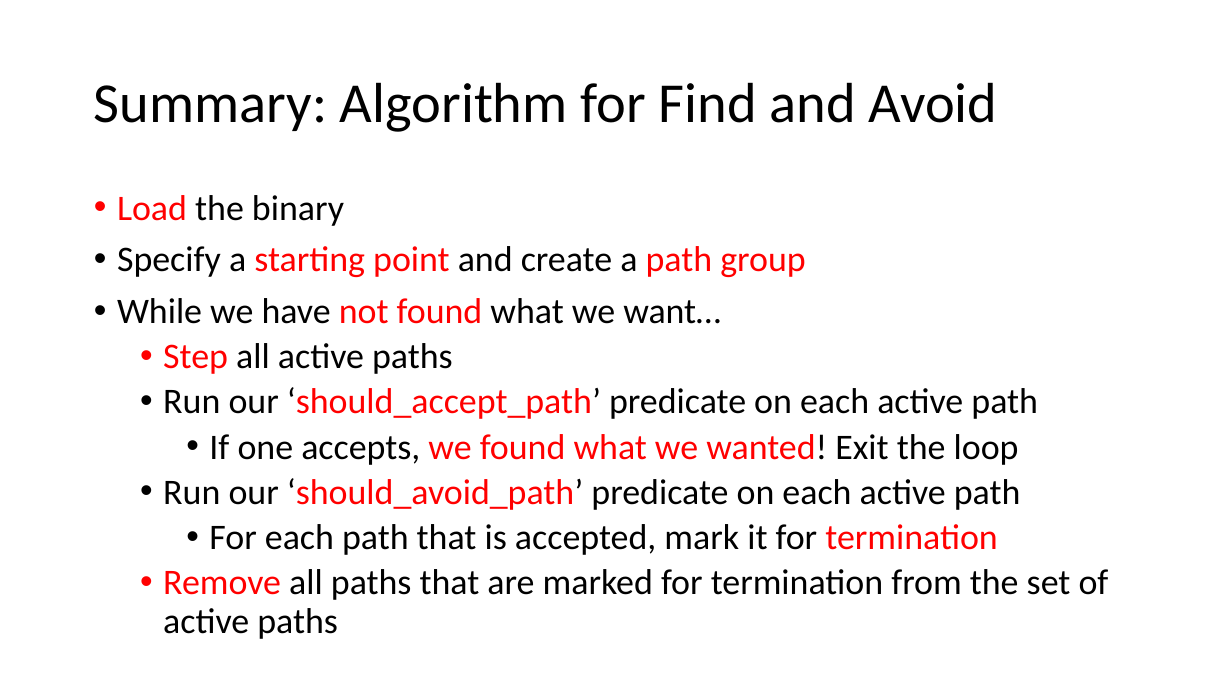
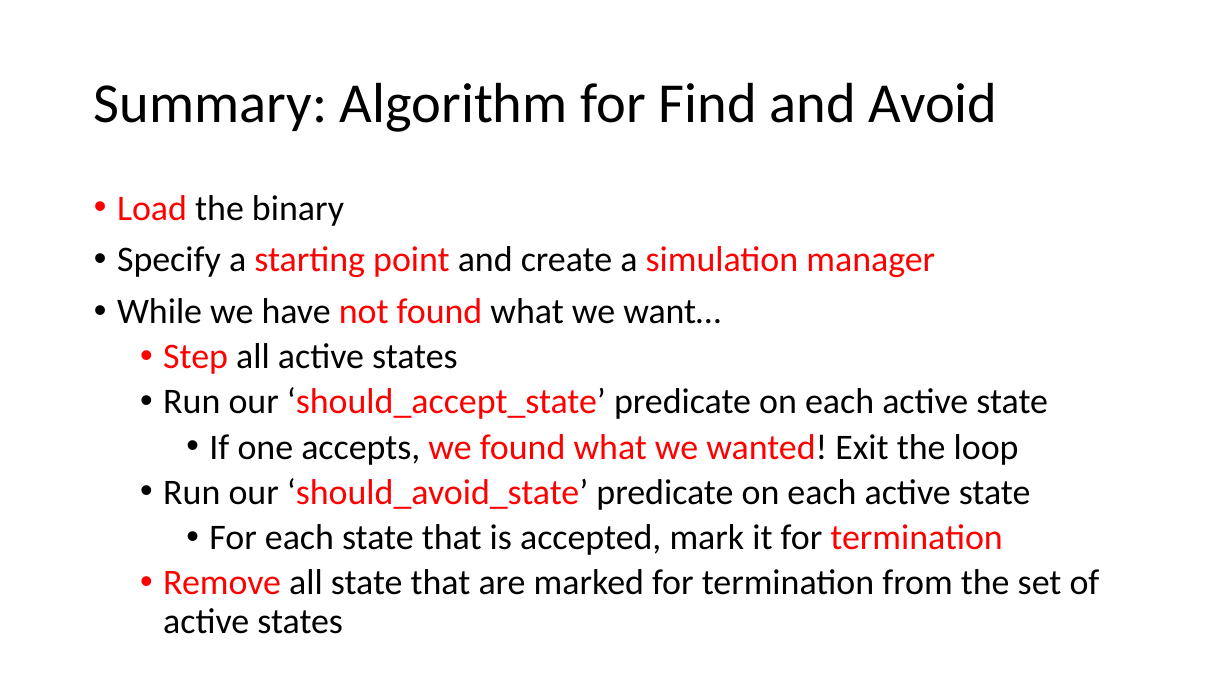
Before and after one commit to jakespringer/angr_ctf, a slide deck: slide 40 of SymbolicExecution.pptx (slide 41 before the commit). Drawn at 1232x693 pixels with LibreOffice and Linux fonts; fonts in the diff are those of the drawing. Boxes give left, top, right and bottom in pixels: in the first picture for what was removed or moved away, otherwise in the second. Text is boxed around its words. In the diff, an @@ line names an element or a change of style, - is before the commit and + after.

Commit message:
Update PowerPoint to reflect new Angr version

```diff
--- a/SymbolicExecution.pptx
+++ b/SymbolicExecution.pptx
@@ text at box(117, 246, 935, 277): text changed @@
-• Specify a starting point and create a path group
+• Specify a starting point and create a simulation manager
@@ text at box(163, 343, 1048, 419): text changed @@
-  • Step all active paths
-  • Run our ‘should_accept_path’ predicate on each active path
+  • Step all active states
+  • Run our ‘should_accept_state’ predicate on each active state
@@ text at box(163, 478, 1100, 634): text changed @@
-  • Run our ‘should_avoid_path’ predicate on each active path
-    • For each path that is accepted, mark it for termination
-  • Remove all paths that are marked for termination from the set of active paths
+  • Run our ‘should_avoid_state’ predicate on each active state
+    • For each state that is accepted, mark it for termination
+  • Remove all state that are marked for termination from the set of active states
```
Also in this commit, not shown: 24 other slides changed, 2 slides removed.
